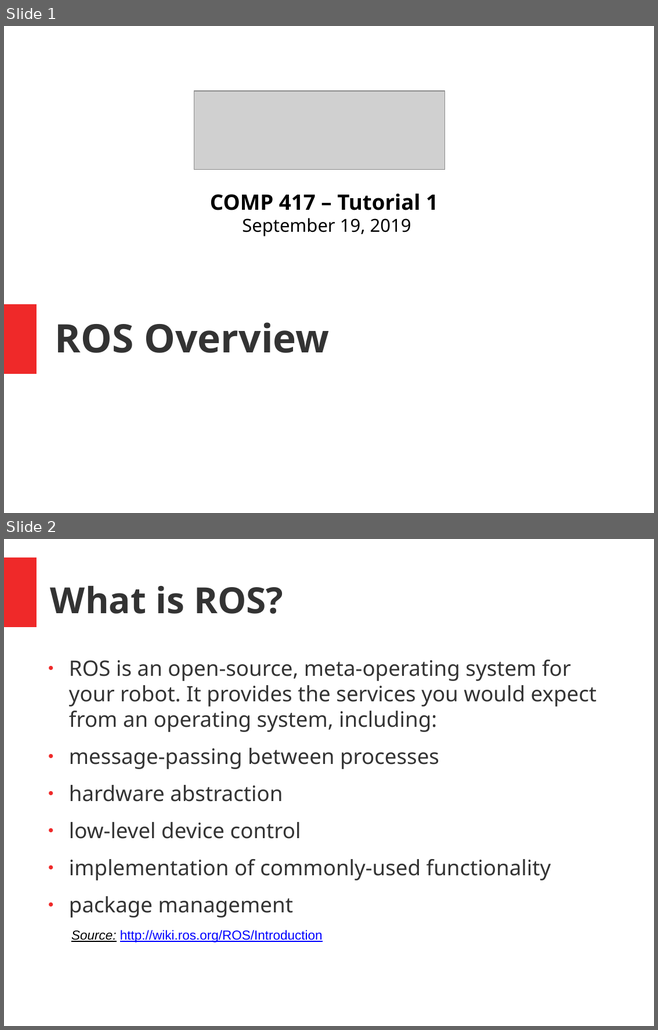
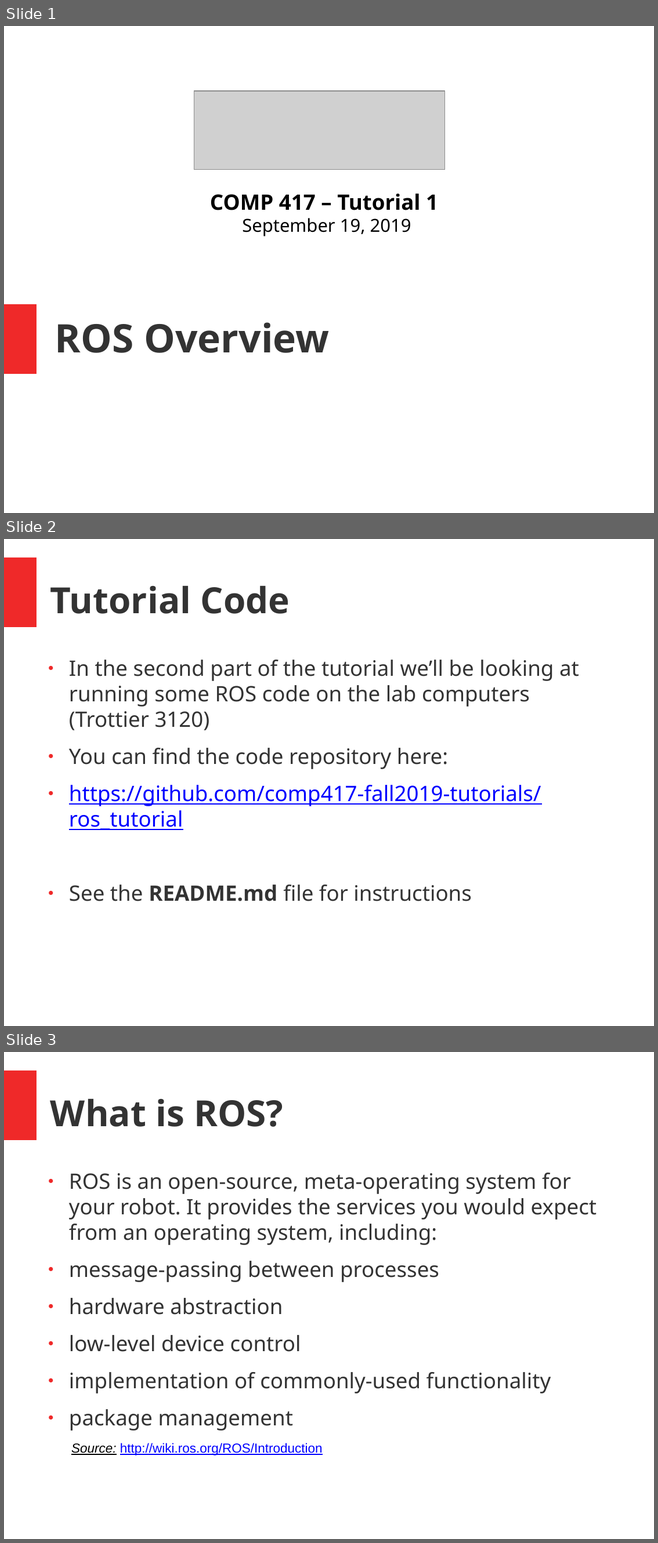
Before and after one commit to comp417-fall2019-tutorials/ros_tutorial, a slide deck: slides/Ros_Tutorial.pptx. Shown one above the other, each under a label of ours: slides 1 and 2 before the commit, slides 1, 2 and 3 after it. The pictures are 658x1030 and 658x1543 pixels, drawn with LibreOffice and Linux fonts; fonts in the diff are those of the drawing; grey boxes stand for pictures; background and template pictures are left out. Boxes give left, top, right and bottom in pixels: in the first picture for what was removed or moved away, otherwise in the second. Text is boxed around its words. In the diff, an @@ line names an element or a change of style, - is before the commit and + after.

Commit message:
Updated readme and slides to include location of code repository

```diff
--- a/slides/Ros_Tutorial.pptx
+++ b/slides/Ros_Tutorial.pptx
@@ slide 2 added at [4,539,654,1026], background #FFFFFF; not listed: 1 template element that a slide beside it also shows @@
@@ text added at [50,586,290,614], 44 pt, text #333333, bold @@
+Tutorial Code
@@ text added at [69,660,579,901], 26 pt, text #333333 @@
+● In the second part of the tutorial we’ll be looking at running some ROS code on the lab computers (Trottier 3120)
+● You can find the code repository here:
+● https://github.com/comp417-fall2019-tutorials/ros_tutorial
+● See the README.md file for instructions
@@ what was slide 2 is now slide 3 @@
```
Also in this commit, not shown: 1 slide changed, 3 other files.
